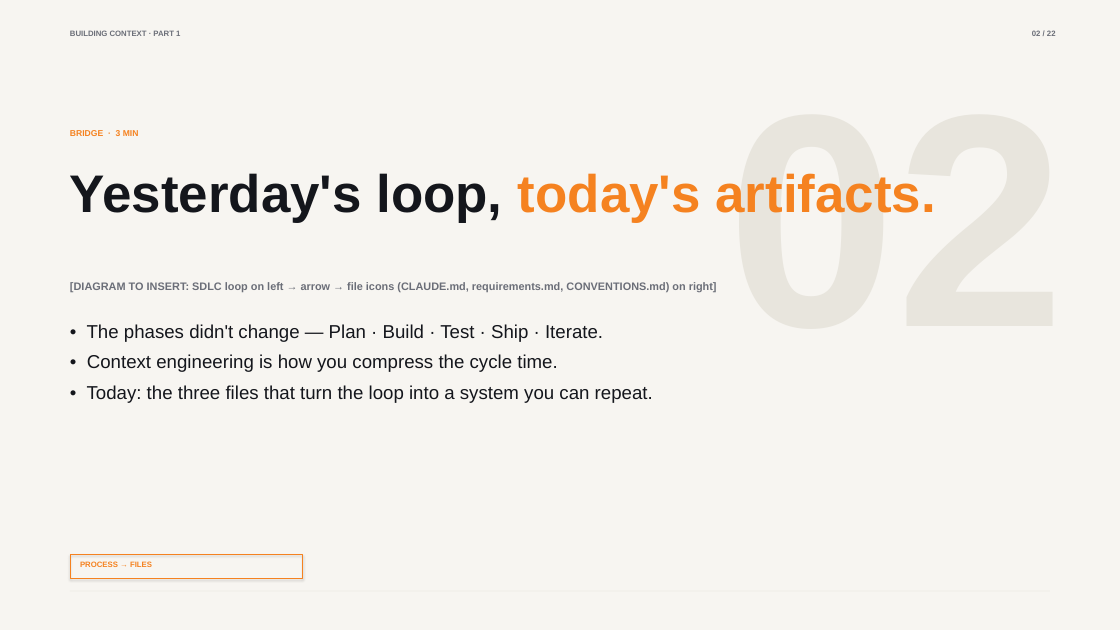
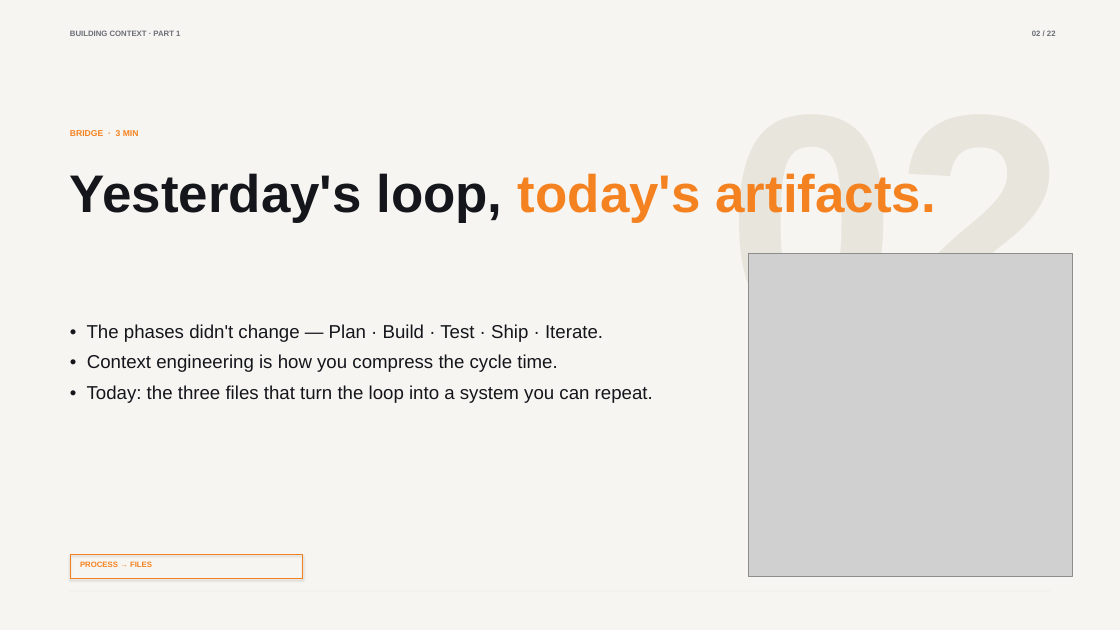
Before and after one commit to chriskehayias/ContextEngineering, a slide deck: slide 2 of schedule/04-building-context-part-1/04-building-context-part-1.pptx. Drawn at 1120x630 pixels with LibreOffice and Linux fonts; fonts in the diff are those of the drawing; grey boxes stand for pictures. Boxes give left, top, right and bottom in pixels: in the first picture for what was removed or moved away, otherwise in the second. Text is boxed around its words. In the diff, an @@ line names an element or a change of style, - is before the commit and + after.

```diff
--- a/schedule/04-building-context-part-1/04-building-context-part-1.pptx
+++ b/schedule/04-building-context-part-1/04-building-context-part-1.pptx
@@ picture added at (749,253,1072,577) @@
@@ text removed at (70,282,717,292) @@
-[DIAGRAM TO INSERT: SDLC loop on left → arrow → file icons (CLAUDE.md, requirements.md, CONVENTIONS.md) on right]
```
Also in this commit, not shown: 4 other files.
